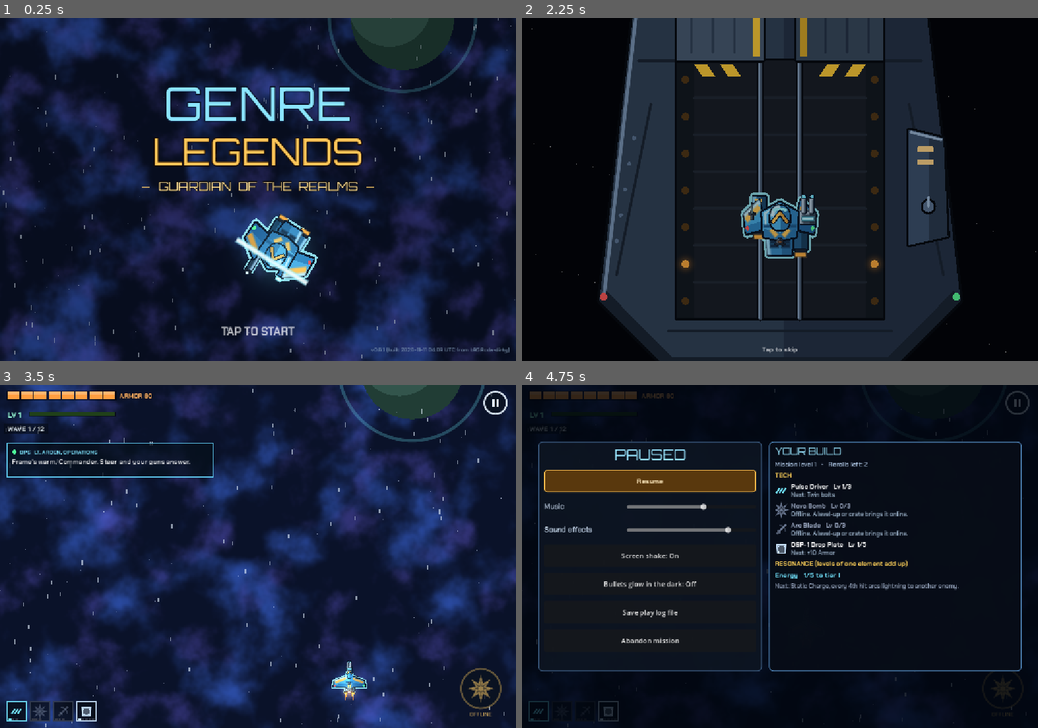
Above: before the commit, frames 1-4 (two rows, left to right).
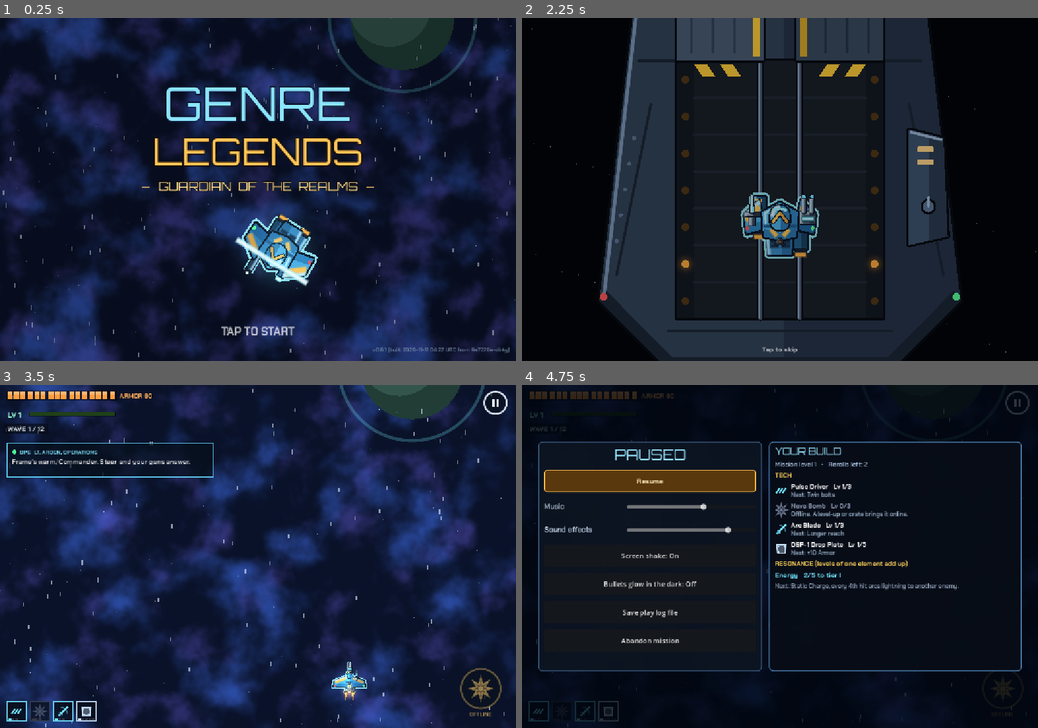
Above: after the commit, the same moments.

Repository: heromedel/Genre-Legends
Game: Godot game, scene res://scenes/main.tscn
Same seed, same stepped clock (60 frames per second), same inputs: the game is played once before the commit and once after it.
Inputs (mouse positions are in pixels of both pictures, inside the frame that each line leads up to):
- Up to frame 1 (0.25 s): no input
- Up to frame 2 (2.25 s): tap Enter at 0.5 s; drag from (780, 189) to (831, 114) at 0.52 s; drag from (676, 206) to (754, 258) at 1.27 s; click "LAUNCH" at 2 s
- Up to frame 3 (3.5 s): move the mouse to (258, 556) at 2.77 s; hold D (move_right) from 2.78 s (still down); hold J (fire) from 2.78 s (still down); tap Space (special) at 2.85 s; click (258, 556) at 2.92 s
- Up to frame 4 (4.75 s): release D (move_right) at 3.5 s; release J (fire) at 3.5 s; drag from (754, 625) to (625, 505) at 3.52 s; tap Space (special) at 4.25 s; move the mouse to (934, 607) at 4.27 s; hold A (move_left) from 4.28 s (still down); hold J (fire) from 4.28 s (still down); tap P at 4.35 s

The runs differ from the first frame. In frame 1, 0.1% of the frame differs, in the area x 71-97%, y 96-98%; in frame 2, 0.1%; in frame 3, 0.2%; in frame 4, 0.6%, in the area x 2-75%, y 1-99%.

Commit message:
0.6.1 design review: the Generator part starts online; Armor bar cells are the planet's plain bullet, big hits are two cells; Drone Pods are a weapon; the Hangar says how often an overclocked build vents
Co-Authored-By: Claude Opus 5.5 <noreply@anthropic.com>
Claude-Session: https://claude.ai/code/session_01TQ4qhv27AYaLAtPddeVQN1

Diff:
--- a/scripts/core/build_info.gd
+++ b/scripts/core/build_info.gd
@@ -2,8 +2,8 @@
 ## Written by tools/export_web.sh on every export. Do not edit by hand.
 
 const VERSION := "0.6.1"
-const BUILT := "2026-11-11 04:09 UTC"
-const COMMIT := "b958cda-dirty"
+const BUILT := "2026-11-11 04:22 UTC"
+const COMMIT := "9e7726e-dirty"
 
 
 static func label() -> String:
--- a/scripts/data/frame_data.gd
+++ b/scripts/data/frame_data.gd
@@ -51,7 +51,7 @@
 ## and a little longer after a big hit.
 const HIT_GRACE := 1.0
 const HEAVY_HIT_GRACE := 1.3
-const HEAVY_HIT := 20.0
+const HEAVY_HIT := 20.0          # the default; in a mission a big hit is two of that planet's plain bullets
 ## Bulwark's Fortress Field: how wide its armoured front is, either side of where it faces (radians).
 const FORTRESS_FRONT := 1.05
 
--- a/scripts/data/guide_data.gd
+++ b/scripts/data/guide_data.gd
@@ -10,7 +10,7 @@
 ]
 
 const HOW_IT_WORKS := [
-	["Armor", "Your frame's Armor is one pool, and the bar reads as hits: each cell is 10 Armor, a plain bullet's worth, grouped in threes. Big hits take more, and after any hit you can't be hi …(63 unchanged characters)…
+	["Armor", "Your frame's Armor is one pool, and the bar reads as hits: each cell is one plain bullet on the planet you're on, grouped in threes. Early planets hit softly, so the bar has more cells; later regions hit harder. Big hits take two cells or more, and after any hit you can't be hi …(63 unchanged characters)…
 	["Loadout", "Seven slots: a main weapon, two weapons, a support, a special, a generator and your plating. The generator slot holds what keeps you alive, a shield, a blade, a mirror or a lantern, one at a time. Plating is your outer armor and is worn from the start of every mission."],
 	["Load and Output", "Every part weighs something, and a frame can only carry its Max Load: a build that's too heavy can't launch. Powered parts draw Mawjig Output. You may run past your Output on purpose: that's overclocking, and the Hangar's pips turn orange."],
 	["Heat", "An overclocked frame heats up as its powered parts come online, faster the more pips you're over. At full he …(295 unchanged characters)…
--- a/scripts/data/tech_data.gd
+++ b/scripts/data/tech_data.gd
@@ -145,7 +145,7 @@
 		},
 	},
 	"option_pods": {
-		"name": "Drone Pods", "slot": "support", "element": "kinetic", "weight": 2, "draw": 1,
+		"name": "Drone Pods", "slot": "weapon", "element": "kinetic", "weight": 2, "draw": 1,
 		"text": "Two pods trail your path and fire weaker copies of your main weapon.",
 		"levels": ["Two pods", "Stronger copies", "Fork", "Third pod", "Strongest copies"],
 		"blueprint_from": ["star_cluster", "corridor"],
@@ -206,7 +206,7 @@
 		"starts_online": true, "plate_armor": 0.0, "armor_per_level": 10.0,
 		"blueprint_from": [], "source": "Printed by your Dropship: every frame has it.",
 		"forks": {
-			"a": {"name": "Spaced Armor", "text": "+10 Armor, and hits of 20 or more do 5 less."},
+			"a": {"name": "Spaced Armor", "text": "+10 Armor, and big hits (two cells of the Armor bar or more) do a cell less."},
 			"b": {"name": "Field Patches", "text": "+10 Armor, and every repair you pick up restores 5 more."},
 		},
 	},
--- a/scripts/save/save_data.gd
+++ b/scripts/save/save_data.gd
@@ -393,6 +393,9 @@
 	# A Coolant Loop cancels the first pip over, so one pip past Output with it fitted never heats.
 	summary["cooled"] = 1 if loadout.has("coolant_loop") else 0
 	summary["overclocked"] = summary["draw"] > summary["output"] + summary["cooled"]
+	# How often it vents with everything online: heat climbs from 40% to 100% at 2.5% a second per pip over.
+	var over: int = summary["draw"] - summary["output"] - summary["cooled"]
+	summary["vent_every"] = 60.0 / (2.5 * over * float(stats["heat_rate"])) if over > 0 else 0.0
 	return summary
 
 
--- a/scripts/sim/mission.gd
+++ b/scripts/sim/mission.gd
@@ -115,6 +115,10 @@
 	base["fire"] *= genre.get("fire", 1.0)
 	world.enemy_hp_scale = base["enemy_hp"] * modifier.get("enemy_hp", 1.0) * threat["enemy_hp"]
 	world.enemy_damage_scale = base["damage"] * threat["damage"]
+	# Armor reads as hits (GDD 13A): this planet's plain bullet is one cell of the Armor bar, and a big hit is
+	# anything worth two cells or more (longer immunity, Spaced Armor).
+	world.plain_hit = MissionData.HIT_SMALL * world.enemy_damage_scale
+	player.heavy_hit = world.plain_hit * 2.0
 	world.bullet_speed_scale = base["bullet_speed"] * modifier.get("bullet_speed", 1.0) * threat["bullet_speed"]
 	world.enemy_fire_scale = base["fire"] * threat["fire"]
 	world.spawn_scale = modifier.get("spawn", 1.0)
--- a/scripts/sim/player_frame.gd
+++ b/scripts/sim/player_frame.gd
@@ -30,6 +30,7 @@
 var graze := 0.0
 var overdrive := 0.0            # seconds of Overdrive left
 var heat := 0.0                 # frame heat, 0 to 100 (GDD 21D): overclocking and the Overheat Core raise it
+var heavy_hit := FrameData.HEAVY_HIT   # a big hit, two cells or more; Mission sets it from the planet's plain bullet
 var vent_trip := 0.0            # seconds the powered parts stay offline after an overclocked vent
 # Plates (GDD 21H)
 var weave_cooldown := 0.0       # Jig-Weave Composite: seconds until it can shrug off another light hit
@@ -111,7 +112,7 @@
 func take_hit(amount: float) -> float:
 	if not alive or grace > 0.0 or amount <= 0.0:
 		return 0.0
-	grace = FrameData.HEAVY_HIT_GRACE if amount >= FrameData.HEAVY_HIT else FrameData.HIT_GRACE
+	grace = FrameData.HEAVY_HIT_GRACE if amount >= heavy_hit else FrameData.HIT_GRACE
 	armor -= amount
 	if armor <= 0.0:
 		armor = 0.0
--- a/scripts/sim/run_state.gd
+++ b/scripts/sim/run_state.gd
@@ -51,8 +51,11 @@
 		tech_mk[tech_id] = mk
 		tech_cap[tech_id] = TechData.MK_LEVEL_CAP[mk]
 		# GDD 7D: only the main weapon starts online, and the parts that are the frame itself: the plating is worn,
-		# and the power parts run it (GDD 21A).
-		tech_level[tech_id] = 1 if slot_index == 0 or TechData.TECH[tech_id].get("starts_online", false) else 0
+		# the power parts run it (GDD 21A), and the Generator part keeps it alive. With hits that matter, a run could
+		# end before a level-up ever brought the Generator online (the design review's bot runs died at level 1-2
+		# with it still offline), so what keeps you alive is there from the first second.
+		var slot: String = TechData.TECH[tech_id]["slot"]
+		tech_level[tech_id] = 1 if slot_index == 0 or slot == "generator" or TechData.TECH[tech_id].get("starts_online", false) else 0
 		tech_timer[tech_id] = 0.0
 
 
--- a/scripts/sim/weapon_system.gd
+++ b/scripts/sim/weapon_system.gd
@@ -76,7 +76,8 @@
 
 ## Tech that works whether or not you're firing (GDD 11N): supports, plating, and the defences that guard you
 ## on their own. Weapons, and the Arc Blade's swings, wait for the trigger when auto-fire is off.
-const ALWAYS_WORKING := ["orbital_halo", "shield_generator", "mirror_aegis", "soul_lantern"]
+## Drone Pods keep trailing you too: they only fire when the main weapon does.
+const ALWAYS_WORKING := ["orbital_halo", "option_pods", "shield_generator", "mirror_aegis", "soul_lantern"]
 
 
 func _always_working(tech_id: String) -> bool:
--- a/scripts/sim/world.gd
+++ b/scripts/sim/world.gd
@@ -55,6 +55,7 @@
 # Difficulty and modifiers, set by Mission from the planet's danger and special condition.
 var enemy_hp_scale := 1.0
 var enemy_damage_scale := 1.0
+var plain_hit := 10.0               # this planet's plain bullet: one cell of the Armor bar (Mission sets it)
 var bullet_speed_scale := 1.0
 var spawn_scale := 1.0
 var xp_scale := 1.0
@@ -572,9 +573,9 @@
 		if resonance["energy"] >= 2:
 			_capacitor_discharge()
 		return
-	# DSP-1 Spaced Armor: a big hit loses some of its punch in the gap between the plates.
-	if run.plating() == "dsp1_plate" and run.fork_of("dsp1_plate") == "a" and amount >= FrameData.HEAVY_HIT:
-		amount -= 5.0
+	# DSP-1 Spaced Armor: a big hit (two cells or more) loses a cell of its punch in the gap between the plates.
+	if run.plating() == "dsp1_plate" and run.fork_of("dsp1_plate") == "a" and amount >= player.heavy_hit:
+		amount -= plain_hit
 	# Lantern Ward: a wisp throws itself in front of the hit and takes half of it.
 	if run.fork_of("soul_lantern") == "b" and wisps > 0:
 		wisps -= 1
--- a/scripts/ui/hub.gd
+++ b/scripts/ui/hub.gd
@@ -464,7 +464,7 @@
 	if power["over_load"]:
 		column.add_child(UiKit.wrapped("Over Max Load: swap a heavy part for a lighter one, or leave a slot empty, before you launch.", 15, Color(1, 0.45, 0.4)))
 	elif power["overclocked"]:
-		column.add_child(UiKit.wrapped("Overclocked: this build dr …(162 unchanged characters)… main weapon goes quiet, shield included.", 14, Color(1, 0.7, 0.35)))
+		column.add_child(UiKit.wrapped("Overclocked: this build dr …(162 unchanged characters)… main weapon goes quiet, shield included. With everything online, it vents about every %d s." % roundi(power["vent_every"]), 14, Color(1, 0.7, 0.35)))
 	var slots_row := HBoxContainer.new()
 	slots_row.add_theme_constant_override("separation", 8)
 	column.add_child(slots_row)
@@ -509,7 +509,7 @@
 	column.add_child(UiKit.label(data["name"], 22, data["hull"] if unlocked else Color(0.5, 0.55, 0.65), "title"))
 	column.add_child(UiKit.wrapped(data["tagline"], 13, Color(0.7, 0.8, 0.9)))
 	var stats := FrameData.stats(frame_id, Save.frame_tiers(frame_id))
-	column.add_child(UiKit.label("Armor %d (%d hits)   Speed %d" % [stats["armor"], int(stats["armor"] / MissionData.HIT_SMALL), stats["speed"]], 13, Color(0.6, 0.75, 0.9)))
+	column.add_child(UiKit.label("Armor %d   Speed %d" % [stats["armor"], stats["speed"]], 13, Color(0.6, 0.75, 0.9)))
 	column.add_child(UiKit.label("Max Load %d   Mawjig Output %d" % [stats["load"], stats["output"]], 13, Color(0.6, 0.75, 0.9)))
 	column.add_child(UiKit.label(data["trait_name"], 15, Art.GOLD, "bold"))
 	column.add_child(UiKit.wrapped(data["trait_text"], 13, Color(0.85, 0.8, 0.65)))
--- a/scripts/view/hud.gd
+++ b/scripts/view/hud.gd
@@ -166,22 +166,25 @@
 		draw_rect(Rect2(Vector2.ZERO, screen), Color(flash_color.r, flash_color.g, flash_color.b, flash_amount * 0.6))
 
 
-## The Armor bar as cells: one cell per 10 Armor (one bullet), a wider gap every three, so how many hits you
+## The Armor bar as cells: one cell per plain bullet on this planet, a wider gap every three, so how many hits you
 ## have left can be counted at a glance (GDD 13A). The cells a hit just took flash white and drain away.
 func _armor_bar(at: Vector2, size: Vector2, player: PlayerFrame) -> void:
 	var maximum := maxf(player.max_armor, 1.0)
 	var low := player.armor / maximum < 0.34
 	var color := Color(1.0, 0.62, 0.25) if not low else Color(1.0, 0.35, 0.25).lerp(Color(1.0, 0.62, 0.25), 0.5 + 0.5 * sin(time * 8.0))
-	var cells := int(ceil(maximum / 10.0 - 0.01))
-	var gap := 3.0
-	var group_gap := 7.0
+	# One cell is one plain bullet on this planet (GDD 13A), so the bar counts the hits you can take here.
+	var cell_size := maxf(mission.world.plain_hit, 1.0)
+	var cells := int(ceil(maximum / cell_size - 0.01))
+	# Soft-hitting early planets give many cells; the gaps narrow so the cells stay readable.
+	var gap := 3.0 if cells <= 16 else 2.0
+	var group_gap := 7.0 if cells <= 16 else 5.0
 	var cell_width := (size.x - gap * (cells - 1) - (group_gap - gap) * ((cells - 1) / 3)) / cells
 	draw_rect(Rect2(at - Vector2(3, 3), size + Vector2(6, 6)), Color(0, 0, 0, 0.55))
 	var x := at.x
 	for i in cells:
-		var low_edge := i * 10.0
-		var high_edge := minf((i + 1) * 10.0, maximum)
-		var cell := Rect2(Vector2(x, at.y), Vector2(cell_width * (high_edge - low_edge) / 10.0, size.y))
+		var low_edge := i * cell_size
+		var high_edge := minf((i + 1) * cell_size, maximum)
+		var cell := Rect2(Vector2(x, at.y), Vector2(cell_width * (high_edge - low_edge) / cell_size, size.y))
 		draw_rect(cell, color.darkened(0.78))
 		var filled := clampf((player.armor - low_edge) / (high_edge - low_edge), 0.0, 1.0)
 		var flashing := clampf((armor_trail - low_edge) / (high_edge - low_edge), 0.0, 1.0)
--- a/tests/qa_harness.gd
+++ b/tests/qa_harness.gd
@@ -38,13 +38,13 @@
 			for tech_id in TechData.TECH:
 				mk[tech_id] = 2 if progress == "mid" else 3
 			var mains := ["pulse_driver", "thunder_lance", "flux_repeater"]
-			var weapons := ["swarm_pods", "orbital_halo", "starfall"]
-			var supports := ["graze_engine", "overheat_core", "option_pods", "coolant_loop", "aux_generator"]
+			var weapons := ["swarm_pods", "orbital_halo", "starfall", "option_pods"]
+			var supports := ["graze_engine", "overheat_core", "coolant_loop", "aux_generator"]
 			var plates := ["dsp1_plate", "qrf_shell", "jig_weave_plate", "lunarium_plate", "mirrorwork_plate", "crusher_plate",
 				"arc_lined_plate", "jig_phase_plate", "last_legend_plate"]
 			var specials := ["nova_bomb", "time_brake", "ion_cannon", "thruster_explosion"]
 			var generators := ["shield_generator", "arc_blade", "mirror_aegis", "soul_lantern"]
-			loadout = [mains[run_index % 3], weapons[run_index % 3], weapons[(run_index + 1) % 3],
+			loadout = [mains[run_index % 3], weapons[run_index % weapons.size()], weapons[(run_index + 1) % weapons.size()],
 				supports[(run_index + (2 if progress == "max" else 0)) % supports.size()], specials[(run_index + (2 if progress == "max" else 0)) % 4],
 				generators[run_index % 4], plates[(run_index * 2 + (1 if progress == "max" else 0)) % plates.size()]]
 	return {"mk": mk, "loadout": loadout}
--- a/tests/test_rules.gd
+++ b/tests/test_rules.gd
@@ -579,7 +579,7 @@
 	check(is_equal_approx(tiered.player.max_armor, 90.0) and is_equal_approx(tiered.run.frame_stats["heat_rate"], 0.75), "a mission flies the frame's tiers")
 	# The starter runs cool; offline parts draw nothing.
 	var mission := _mission_with(TechData.STARTING_LOADOUT)
-	check(mission.run.online_draw() == 1 and mission.run.overclock_pips() < 0.0, "a mission starts within its Output")
+	check(mission.run.online_draw() == 3 and mission.run.overclock_pips() < 0.0, "a mission starts within its Output, Generator part online")
 	# An overclocked build heats up, vents and trips its powered parts.
 	var hot := ["thunder_lance", "", "starfall", "", "ion_cannon", "shield_generator", "dsp1_plate"]
 	check(TechData.loadout_weight(hot) <= 12 and TechData.loadout_draw(hot) == 12, "the hot test build fits and draws 12")
@@ -619,7 +619,7 @@
 	mission.weapons._add_heat(100.0)
 	check(mission.player.vent_trip <= 0.0 and is_equal_approx(mission.player.heat, WeaponSystem.VENT_HEAT_LEFT), "a core vent within Output never trips parts")
 	# The Hangar's power summary and the launch rule.
-	var summary_loadout := ["pulse_driver", "swarm_pods", "orbital_halo", "option_pods", "nova_bomb", "shield_generator", "lunarium_plate"]
+	var summary_loadout := ["pulse_driver", "swarm_pods", "option_pods", "graze_engine", "nova_bomb", "shield_generator", "lunarium_plate"]
 	check(TechData.loadout_weight(summary_loadout) > 12, "a greedy build overflows the Vanguard's Load")
 	# Plates.
 	var plated := TechData.STARTING_LOADOUT.duplicate()
Not shown, changed: docs/GAME_DESIGN.md
Not shown, changed: docs/IDEAS.md
Not shown, changed: docs/OVERHAUL_0_6.md
Not shown, changed: docs/REVIEW_LOG.md
Not shown, changed: play/index.pck
